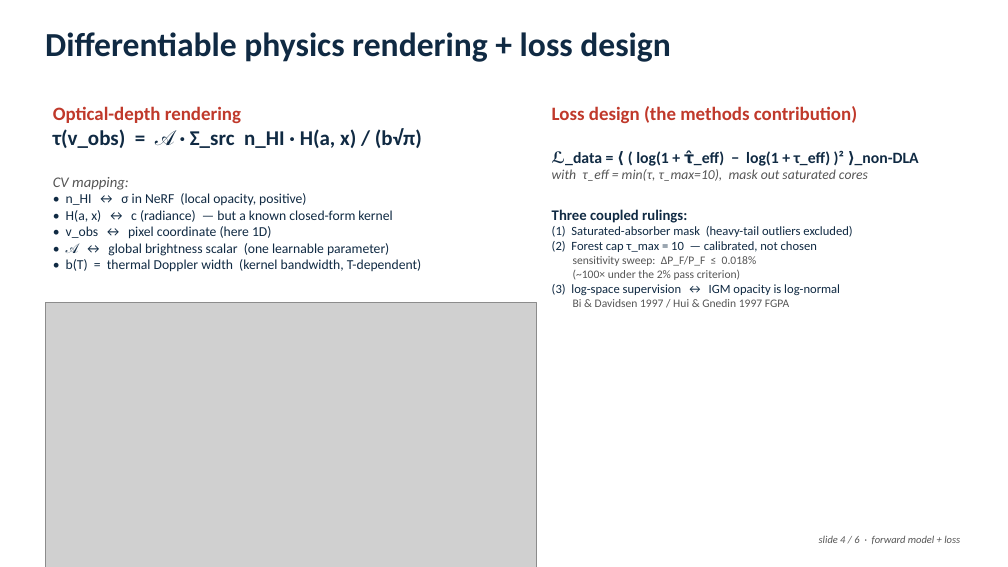
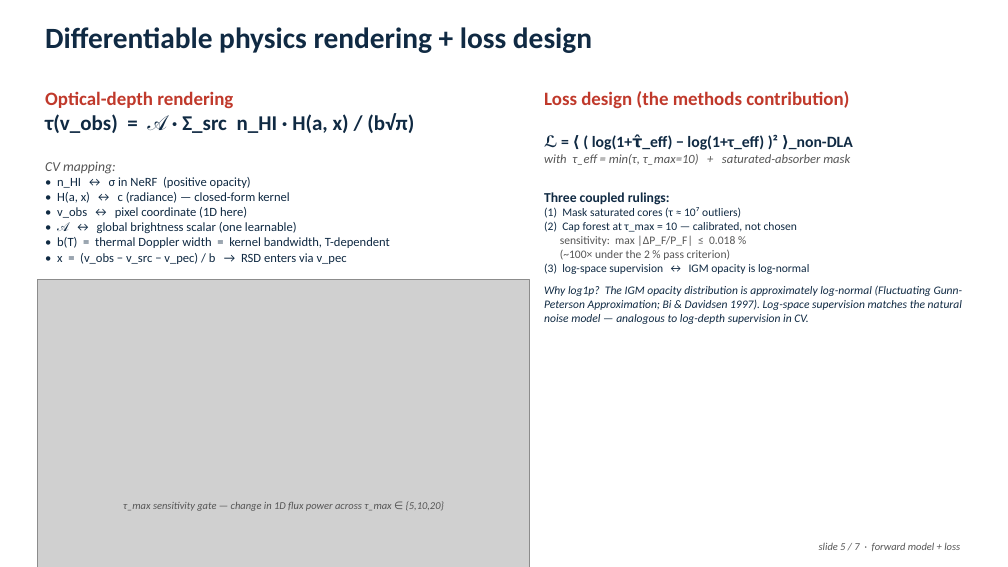
Before and after one commit to SujinHwang27/CosmoGasVision, a slide deck: slide 5 of experiments/nerf/talk/defense_talk_5min.pptx (slide 4 before the commit). Drawn at 1008x567 pixels with LibreOffice and Linux fonts; fonts in the diff are those of the drawing; grey boxes stand for pictures. Boxes give left, top, right and bottom in pixels: in the first picture for what was removed or moved away, otherwise in the second. Text is boxed around its words. In the diff, an @@ line names an element or a change of style, - is before the commit and + after.

```diff
--- a/experiments/nerf/talk/defense_talk_5min.pptx
+++ b/experiments/nerf/talk/defense_talk_5min.pptx
@@ text "Differentiable physics rendering + loss ..." at <box>45,27,592,53</box>: size 32 to 28 pt @@
@@ text "Optical-depth rendering": place and size @@
-text "Optical-depth rendering" at <box>53,106,422,272</box>
+text "Optical-depth rendering" at <box>45,91,414,264</box>
@@ text "Loss design (the methods contribution)": place and size @@
-text "Loss design (the methods contribution)" at <box>552,106,919,307</box>
+text "Loss design (the methods contribution)" at <box>544,91,853,274</box>
@@ text at <box>544,134,853,165</box>: text changed; size 13 to 12 pt @@
-ℒ_data = ⟨ ( log(1 + τ̂_eff) − log(1 + τ_eff) )² ⟩_non-DLA
-with τ_eff = min(τ, τ_max=10), mask out saturated cores
+ℒ = ⟨ ( log(1+τ̂_eff) − log(1+τ_eff) )² ⟩_non-DLA
+with τ_eff = min(τ, τ_max=10) + saturated-absorber mask
@@ text at <box>45,162,116,174</box>: size 14 to 13 pt in "CV mapping:" @@
@@ text at <box>57,177,390,264</box>: text changed; size 13 to 12 pt @@
-• n_HI ↔ σ in NeRF (local opacity, positive)
-• H(a, x) ↔ c (radiance) — but a known closed-form kernel
-• v_obs ↔ pixel coordinate (here 1D)
-• 𝒜 ↔ global brightness scalar (one learnable parameter)
-• b(T) = thermal Doppler width (kernel bandwidth, T-dependent)
+• n_HI ↔ σ in NeRF (positive opacity)
+• H(a, x) ↔ c (radiance) — closed-form kernel
+• v_obs ↔ pixel coordinate (1D here)
+• 𝒜 ↔ global brightness scalar (one learnable)
+• b(T) = thermal Doppler width = kernel bandwidth, T-dependent
+• x = (v_obs − v_src − v_pec) / b → RSD enters via v_pec
@@ text at <box>544,207,797,260</box>: text changed; size 12 to 11 pt @@
-(1) Saturated-absorber mask (heavy-tail outliers excluded)
-(2) Forest cap τ_max = 10 — calibrated, not chosen
-sensitivity sweep: ΔP_F/P_F ≤ 0.018%
-(~100× under the 2% pass criterion)
+(1) Mask saturated cores (τ ≈ 10⁷ outliers)
+(2) Cap forest at τ_max = 10 — calibrated, not chosen
+sensitivity: max |ΔP_F/P_F| ≤ 0.018 %
+(~100× under the 2 % pass criterion)
@@ text at <box>544,192,809,274</box>: size 14 to 13 pt in "Three coupled rulings:"; size 12 to 11 pt in "(3) log-space supervision ↔ IGM opacity is ..." @@
@@ picture: place and size @@
-picture at <box>45,302,537,567</box>
+picture at <box>38,280,529,567</box>
@@ text added at <box>544,285,963,324</box>, 11 pt, text #102A43, italic @@
+Why log1p? The IGM opacity distribution is approximately log-normal (Fluctuating Gunn-Peterson Approximation; Bi & Davidsen 1997). Log-space supervision matches the natural noise model — analogous to log-depth supervision in CV.
@@ text at <box>573,299,789,307</box>: paragraph removed @@
-Bi & Davidsen 1997 / Hui & Gnedin 1997 FGPA
@@ text added at <box>123,501,444,511</box>, 10 pt, text #555555, italic @@
+τ_max sensitivity gate — change in 1D flux power across τ_max ∈ {5,10,20}
@@ text at <box>819,542,960,551</box>: text changed @@
-slide 4 / 6 · forward model + loss
+slide 5 / 7 · forward model + loss
```
Also in this commit, not shown: 4 other slides changed, 2 slides added, 1 slide removed, 3 other files.
